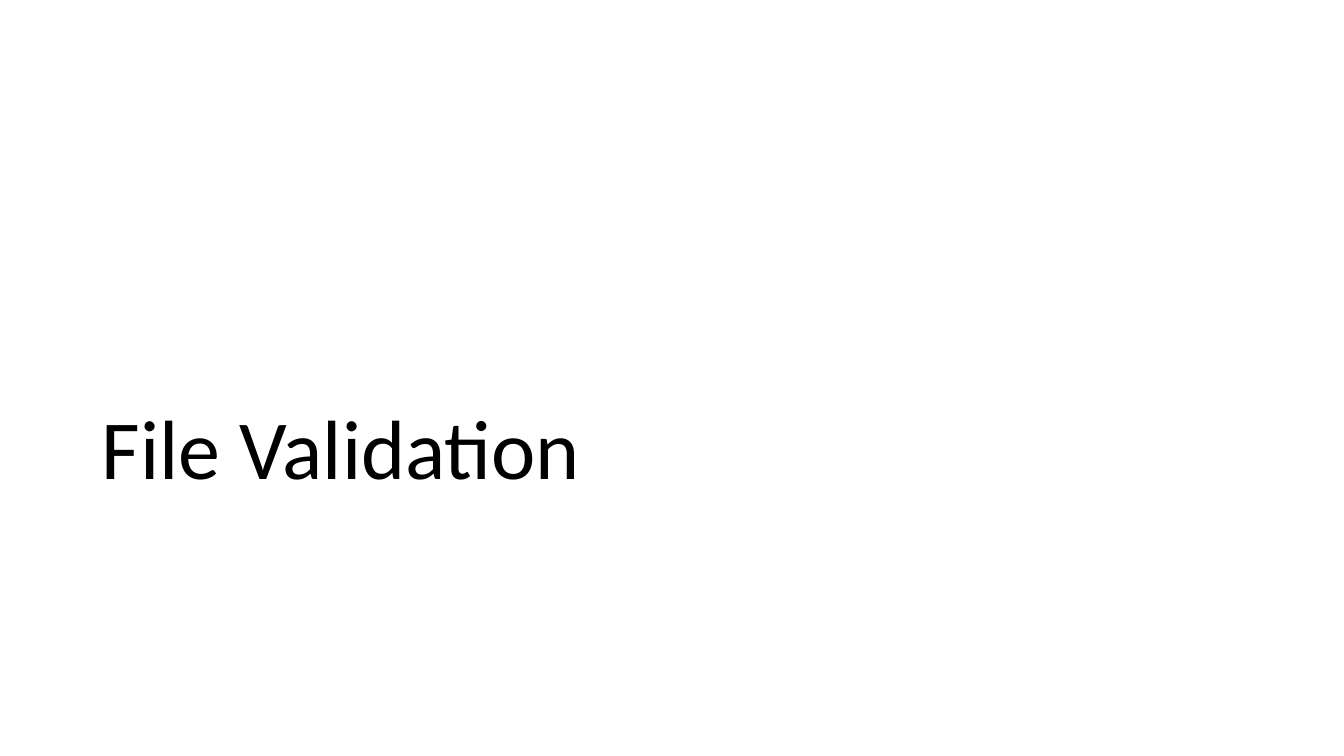
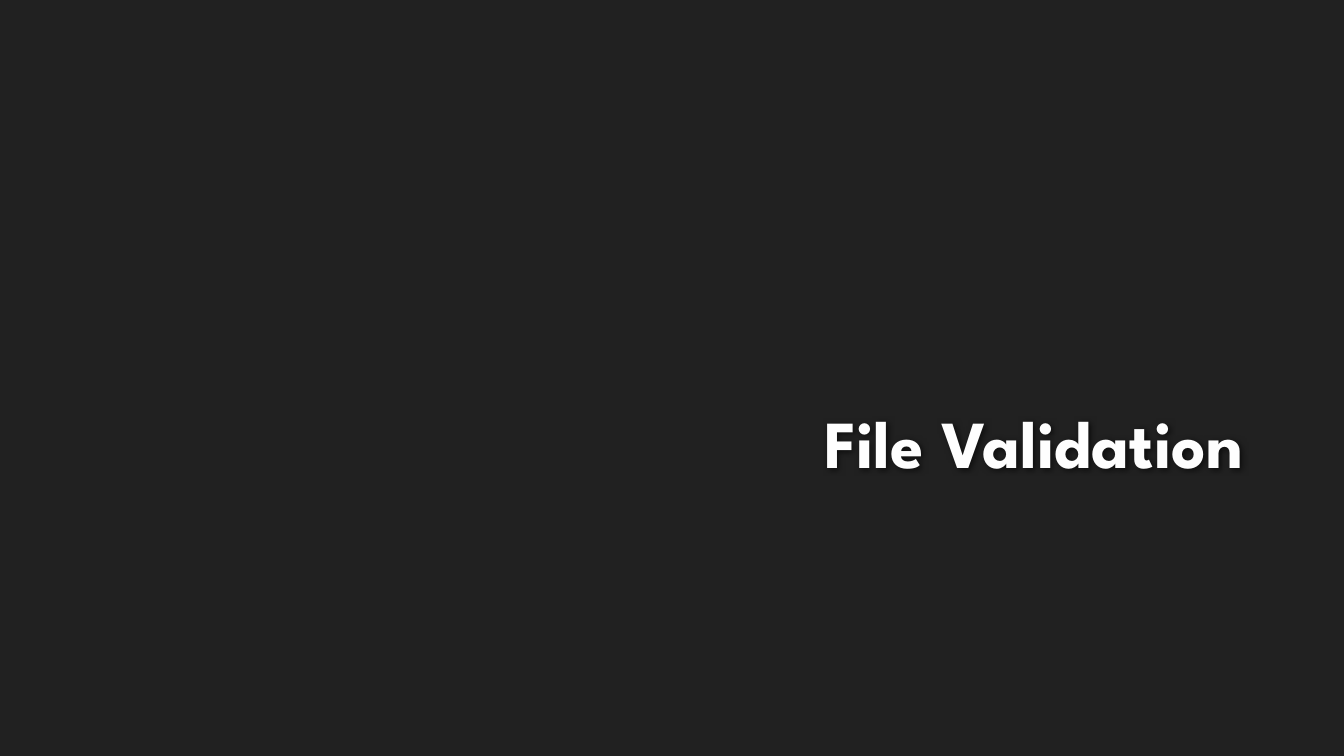
Before and after one commit to LittleDinoCake/CF-Project, a slide deck: slide 8 of Presentation.pptx. Drawn at 1344x756 pixels with LibreOffice and Linux fonts; fonts in the diff are those of the drawing; background and template pictures are left out. Boxes give left, top, right and bottom in pixels: in the first picture for what was removed or moved away, otherwise in the second. Text is boxed around its words. In the diff, an @@ line names an element or a change of style, - is before the commit and + after.

```diff
--- a/Presentation.pptx
+++ b/Presentation.pptx
@@ background #FFFFFF to #212121 @@
@@ title "File Validation": place and size @@
-title "File Validation" at (102, 420, 580, 480)
+title "File Validation" at (824, 421, 1243, 469)
@@ title "File Validation" at (824, 421, 1243, 469): size 60 to 48 pt, font Calibri to League Spartan, text colour #000000 to #FEFEFE, bold on; alignment left to right; line spacing 0.9 to 1 @@
```
Also in this commit, not shown: 7 other slides changed, 6 slides added, 1 slide removed.
